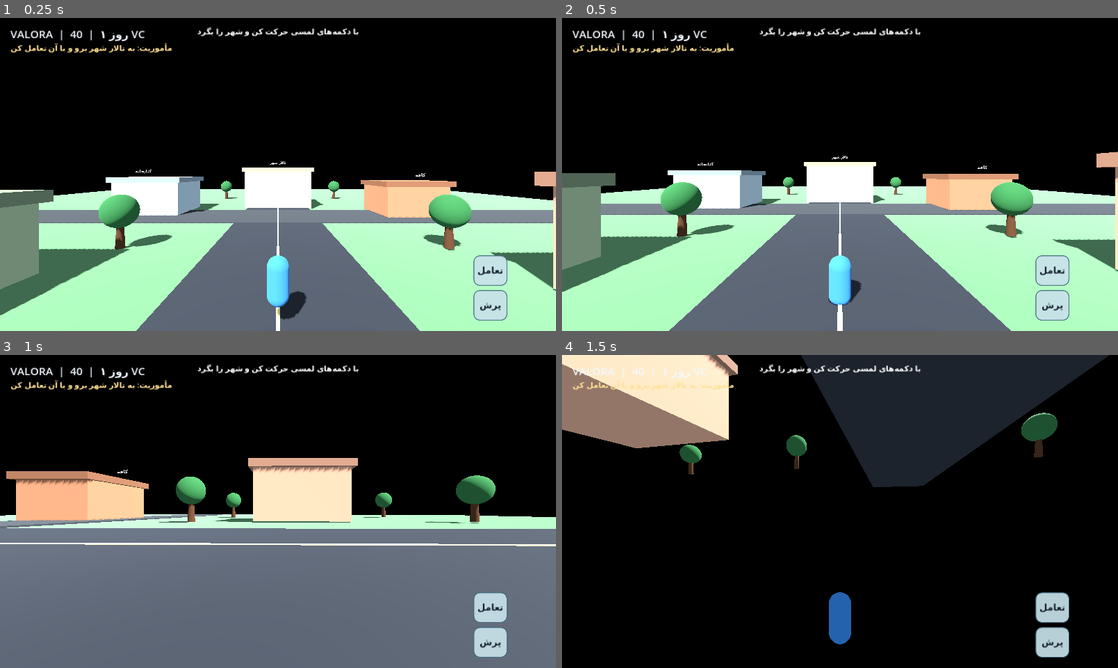
Above: before the commit, frames 1-4 (two rows, left to right).
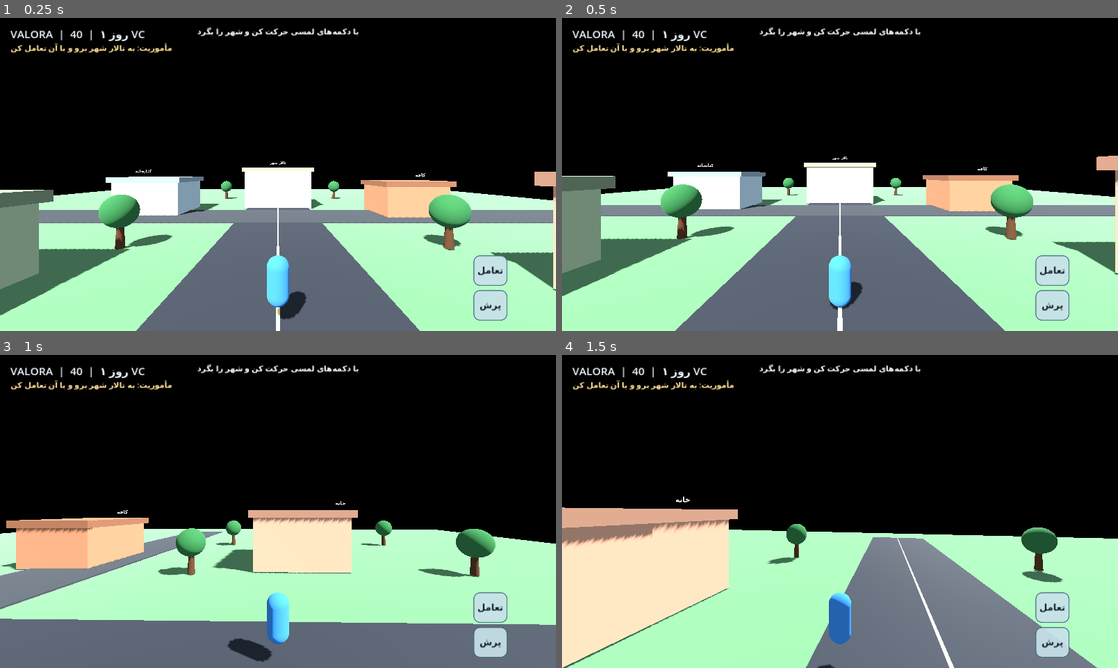
Above: after the commit, the same moments.

Repository: matin8888rb-lab/MY-TOMORROW
Game: Godot game, scene res://scenes/main.tscn
Two runs of this game, one before a commit and one after it. Both use one fixed random seed, a clock stepped at 60 frames per second and the inputs below.
Inputs:
- Up to frame 1 (0.25 s): no input
- Up to frame 2 (0.5 s): no input
- Up to frame 3 (1 s): hold D (move_right) from 0.53 s (still down); tap E (interact) at 0.6 s; tap Space (jump) at 0.77 s
- Up to frame 4 (1.5 s): release D (move_right) at 1.28 s; hold S (move_back) from 1.28 s (still down); tap E (interact) at 1.35 s

Frame 1 is identical in both runs. In frame 2, 3.6% of the frame differs, in the area x 0-100%, y 42-100%; in frame 3, 40%; in frame 4, 67%, in the area x 0-100%, y 0-100%.

Commit message:
Add walkable collision ground to Valora town

Diff:
--- a/scripts/main.gd
+++ b/scripts/main.gd
@@ -49,6 +49,14 @@
 	ground.material_override = grass
 	ground.position.y = -0.08
 	add_child(ground)
+	var ground_body := StaticBody3D.new()
+	var ground_collision := CollisionShape3D.new()
+	var ground_shape := BoxShape3D.new()
+	ground_shape.size = Vector3(120, 0.2, 120)
+	ground_collision.shape = ground_shape
+	ground_collision.position.y = -0.1
+	ground_body.add_child(ground_collision)
+	add_child(ground_body)
 
 	_add_box(Vector3(0, 0.01, 0), Vector3(10, 0.12, 100), Color(0.18, 0.19, 0.21), false)
 	_add_box(Vector3(0, 0.02, -8), Vector3(100, 0.12, 8), Color(0.22, 0.23, 0.24), false)
